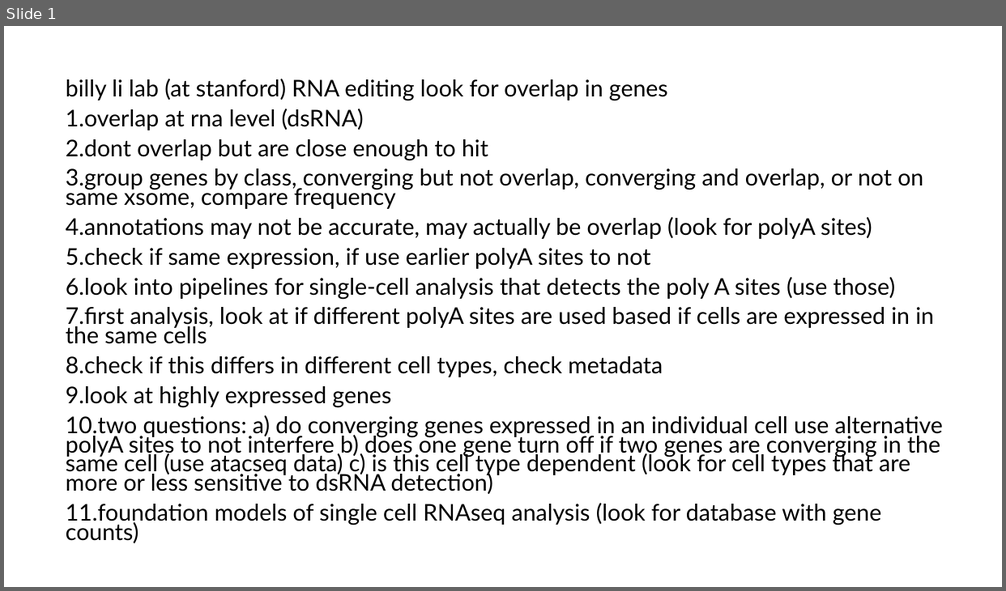
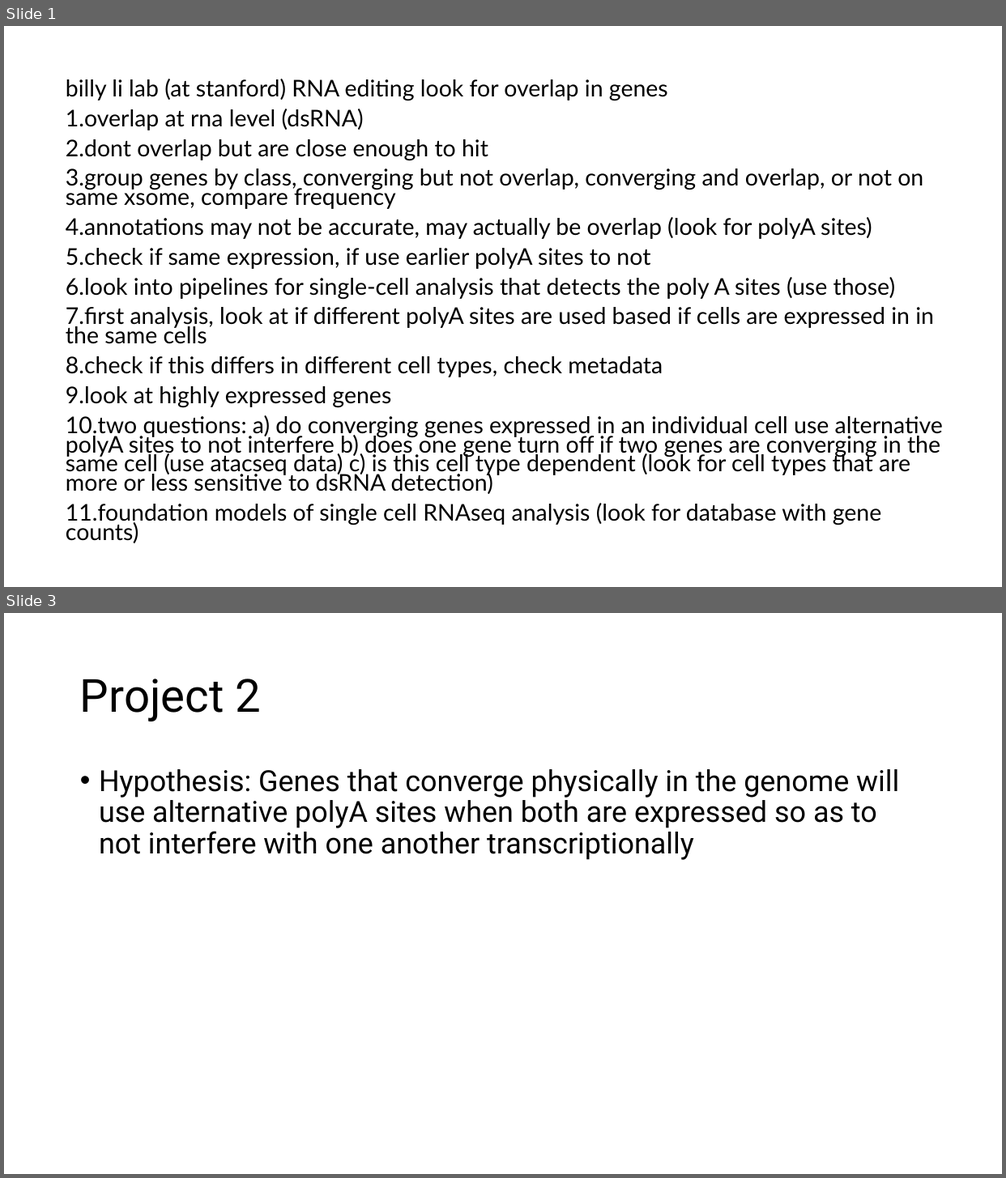
Before and after one commit to jordanskesner/generic-single-cell-pipeline, a slide deck: generic-single-cell-pipeline.pptx. Shown one above the other, each under a label of ours: slide 1 before the commit, slides 1 and 3 after it; the slides between them are not shown. The pictures are 1006x591 and 1006x1178 pixels, drawn with LibreOffice and Linux fonts; fonts in the diff are those of the drawing. Boxes give left, top, right and bottom in pixels: in the first picture for what was removed or moved away, otherwise in the second. Text is boxed around its words. In the diff, an @@ line names an element or a change of style, - is before the commit and + after.

Commit message:
Some code refactoring, addition of powerpoint presentation to outline the projects

```diff
--- a/generic-single-cell-pipeline.pptx
+++ b/generic-single-cell-pipeline.pptx
@@ slide 3 added at (4, 613, 1002, 1174), background #FFFFFF @@
@@ title added at (80, 679, 262, 722), 44 pt, text #000000 @@
+Project 2
@@ text added at (99, 769, 899, 860), 28 pt, text #000000 @@
+• Hypothesis: Genes that converge physically in the genome will use alternative polyA sites when both are expressed so as to not interfere with one another transcriptionally
```
Also in this commit, not shown: 2 other slides added, 3 other files.
